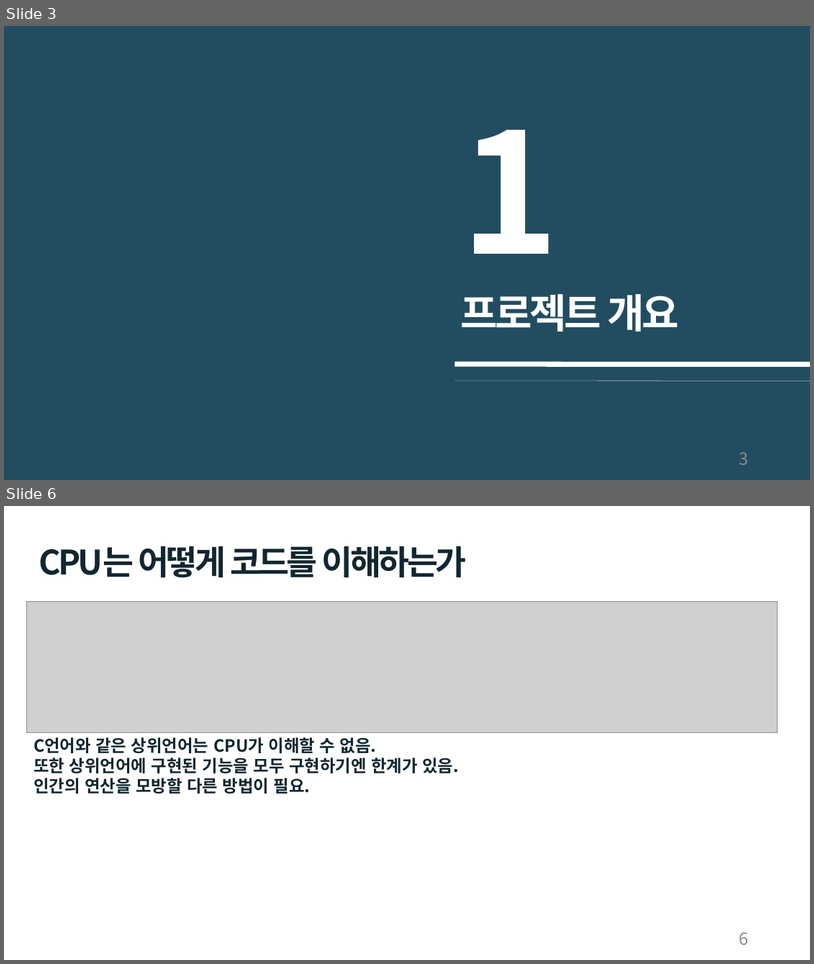
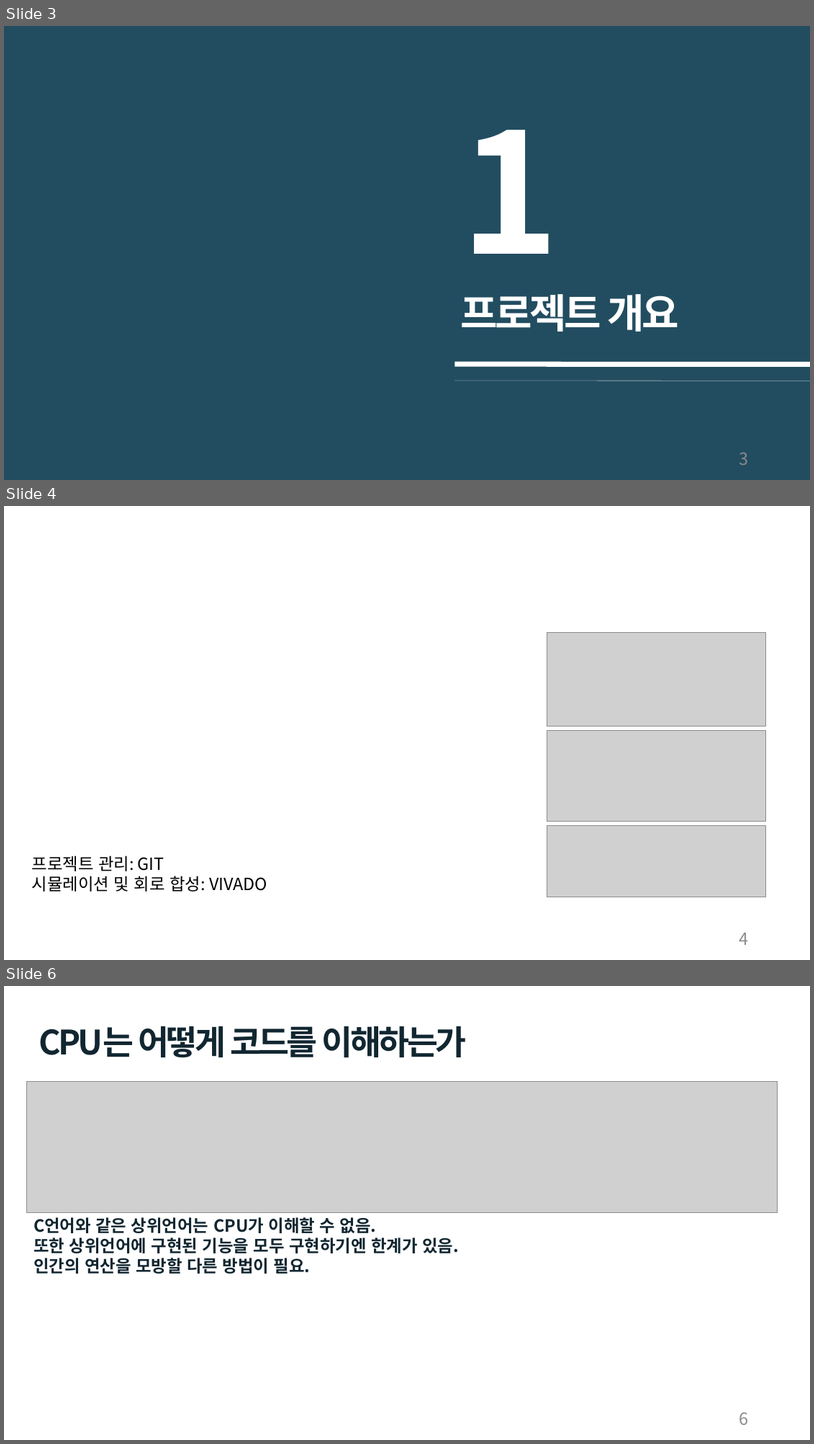
Before and after one commit to cong2738/my_RISC-V, a slide deck: Single Cycle RISC-V 발표_박호윤.pptx. Shown one above the other, each under a label of ours: slides 3 and 6 before the commit, slides 3, 4 and 6 after it; the slides between them are not shown. The pictures are 814x964 and 814x1444 pixels, drawn with LibreOffice and Linux fonts; fonts in the diff are those of the drawing; grey boxes stand for pictures. Boxes give left, top, right and bottom in pixels: in the first picture for what was removed or moved away, otherwise in the second. Text is boxed around its words. In the diff, an @@ line names an element or a change of style, - is before the commit and + after.

```diff
--- a/Single Cycle RISC-V 발표_박호윤.pptx
+++ b/Single Cycle RISC-V 발표_박호윤.pptx
@@ slide 4 added at <box>4,506,810,960</box>, background #FFFFFF @@
@@ picture added at <box>548,633,766,726</box> @@
@@ picture added at <box>548,730,766,821</box> @@
@@ picture added at <box>548,826,766,897</box> @@
@@ text added at <box>32,855,268,891</box>, 20 pt, text #000000 @@
+프로젝트 관리: GIT
+시뮬레이션 및 회로 합성: VIVADO
@@ page number added at <box>739,932,748,944</box>, 20 pt, text #8C8C8C @@
+4
```
Also in this commit, not shown: 24 slides changed, 2 other slides added, 2 slides removed.
